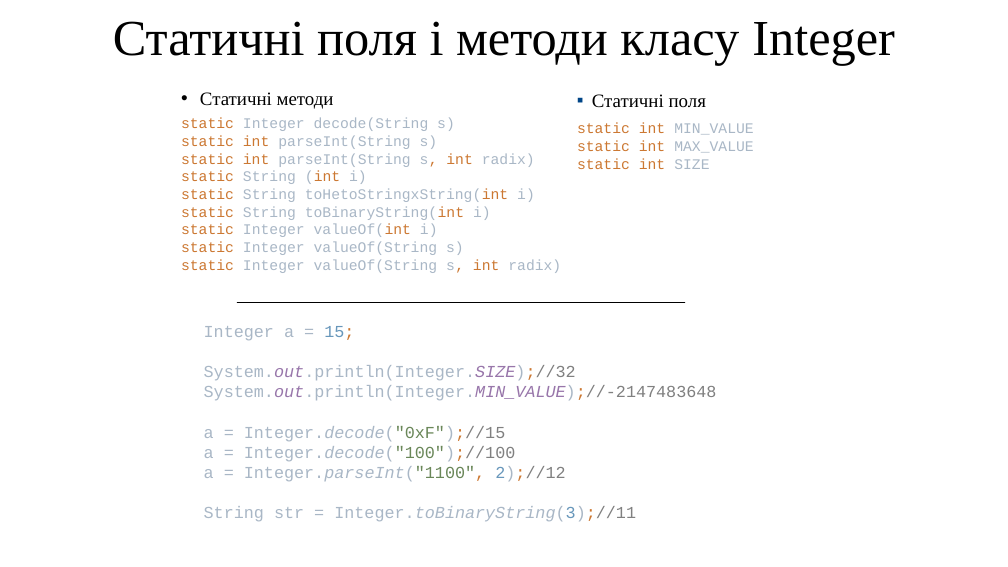
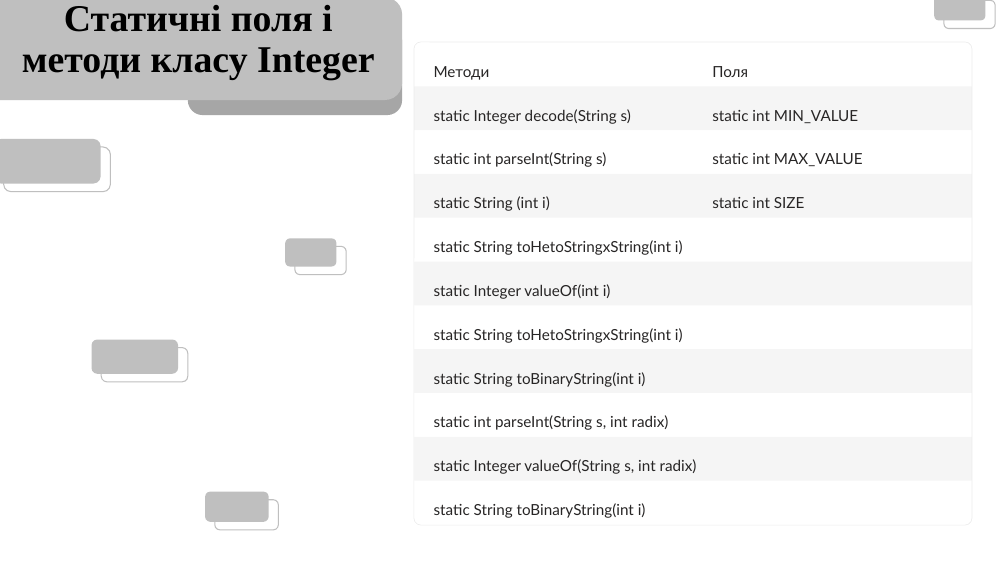
Before and after one commit to arg3ntuum/JavaCourse, a slide deck: slide 11 of Java Урок 6 Math.pptx (slide 16 before the commit). Drawn at 1008x567 pixels with LibreOffice and Linux fonts; fonts in the diff are those of the drawing. Boxes give left, top, right and bottom in pixels: in the first picture for what was removed or moved away, otherwise in the second. Text is boxed around its words. In the diff, an @@ line names an element or a change of style, - is before the commit and + after.

```diff
--- a/Java Урок 6 Math.pptx
+++ b/Java Урок 6 Math.pptx
@@ title "Статичні поля і методи класу ..." at (22,5,374,80): size 48 to 36 pt, bold on @@
@@ rounded rectangle added at (0,0,402,101), fill #BFBFBF @@
@@ rounded rectangle added at (188,26,402,116), fill #A6A6A6 @@
@@ rounded rectangle added at (935,0,986,20), fill #BFBFBF @@
@@ rounded rectangle added at (944,1,996,29), outline #BFBFBF 1 pt @@
@@ text at (712,66,748,77): text changed; size 18 to 14.6 pt; font Times New Roman to Lato; text colour #000000 to #272525 @@
-▪ Статичні поля
+Поля
@@ text removed at (181,118,561,273) @@
-static Integer decode(String s)
-static int parseInt(String s)
-static int parseInt(String s, int radix)
-static String (int i)
-static String toHetoStringxString(int i)
-static String toBinaryString(int i)
-static Integer valueOf(int i)
-static Integer valueOf(String s)
-static Integer valueOf(String s, int radix)
@@ text removed at (200,92,334,109) @@
-• Статичні методи
@@ rounded rectangle added at (0,139,101,184), fill #BFBFBF @@
@@ rounded rectangle added at (4,147,110,191), outline #BFBFBF 1 pt @@
@@ text "static int MAX_VALUE" at (712,153,863,166): vertical alignment middle to top @@
@@ text at (712,153,863,166): text changed; size 14 to 14.6 pt; font Courier New to Lato; text colour #CC7832 to #272525 @@
-static int MIN_VALUE
-static int MAX_VALUE
-static int SIZE
+static int MAX_VALUE
@@ rounded rectangle added at (285,238,337,266), fill #BFBFBF @@
@@ rounded rectangle added at (295,247,346,274), outline #BFBFBF 1 pt @@
@@ text removed at (204,326,717,522) @@
-Integer a = 15;
-System.out.println(Integer.SIZE);//32
-System.out.println(Integer.MIN_VALUE);//-2147483648
-a = Integer.decode("0xF");//15
-a = Integer.decode("100");//100
-a = Integer.parseInt("1100", 2);//12
-String str = Integer.toBinaryString(3);//11
@@ line removed from (237, 302) to (685, 302) @@
@@ rounded rectangle added at (91,340,178,374), fill #BFBFBF @@
@@ rounded rectangle added at (101,348,188,382), outline #BFBFBF 1 pt @@
@@ rounded rectangle added at (205,492,268,522), fill #BFBFBF @@
@@ rounded rectangle added at (215,500,278,530), outline #BFBFBF 1 pt @@
@@ group added at (414,42,972,526): 13 texts, 11 rectangles, 1 rounded rectangle @@
+Методи
+static Integer decode(String s)
+static int MIN_VALUE
+static int parseInt(String s)
+static String (int i)
+static int SIZE
+static String toHetoStringxString(int i)
+static Integer valueOf(int i)
+static String toHetoStringxString(int i)
+static String toBinaryString(int i)
+static int parseInt(String s, int radix)
+static Integer valueOf(String s, int radix)
+static String toBinaryString(int i)
```
Also in this commit, not shown: 10 other slides changed, 1 slide added, 5 slides removed, 1 other file.
